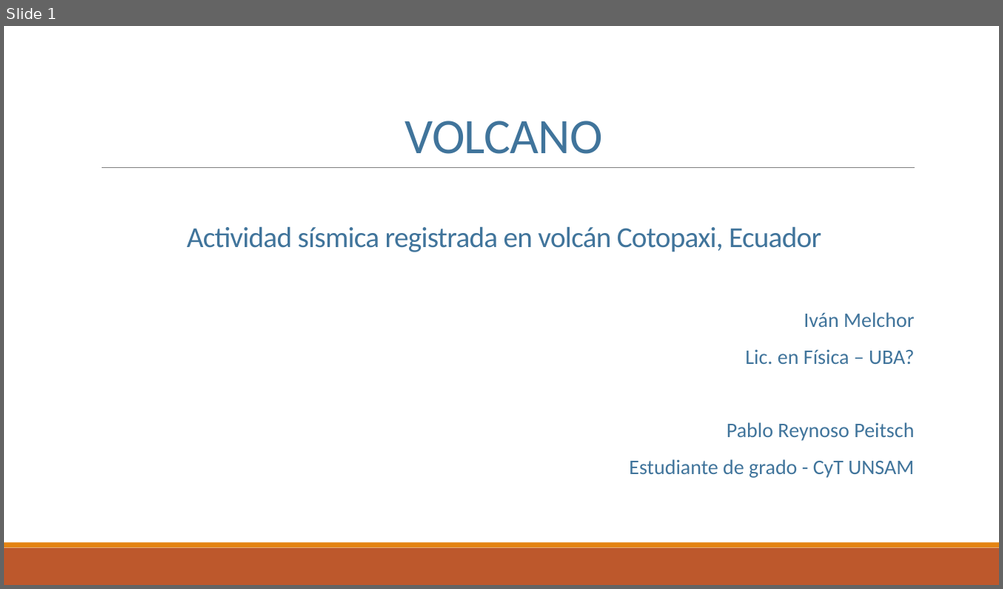
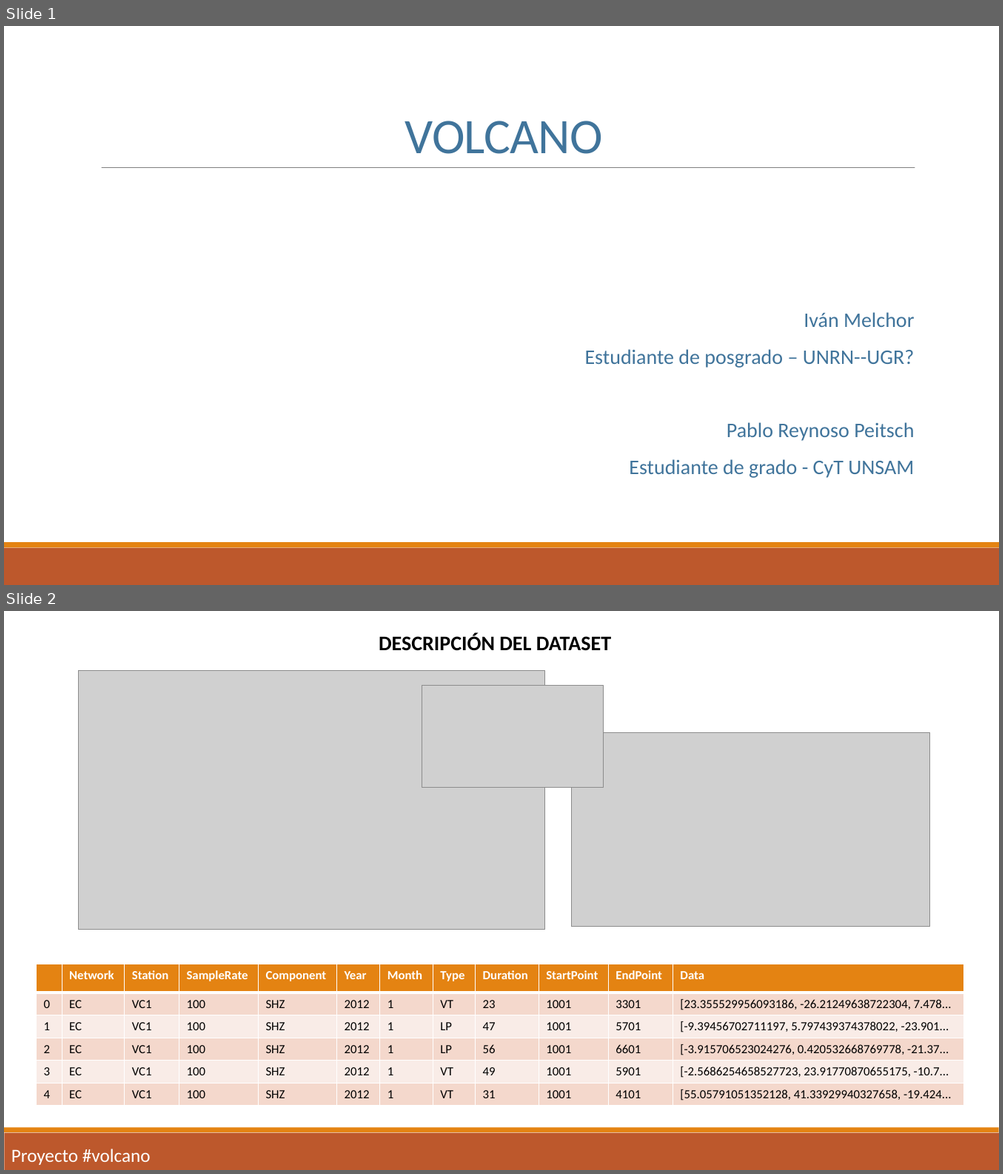
Before and after one commit to ifmelchor/volcano_ML-UNSAM, a slide deck: presentacion/01.pptx. Shown one above the other, each under a label of ours: slide 1 before the commit, slides 1 and 2 after it. The pictures are 1003x589 and 1003x1174 pixels, drawn with LibreOffice and Linux fonts; fonts in the diff are those of the drawing; grey boxes stand for pictures. Boxes give left, top, right and bottom in pixels: in the first picture for what was removed or moved away, otherwise in the second. Text is boxed around its words. In the diff, an @@ line names an element or a change of style, - is before the commit and + after.

```diff
--- a/presentacion/01.pptx
+++ b/presentacion/01.pptx
@@ slide 2 added at (4, 611, 999, 1170), background #FFFFFF; not listed: 3 template elements that a slide beside it also shows @@
@@ text added at (378, 633, 611, 651), 20 pt, text #000000, bold @@
+DESCRIPCIÓN DEL DATASET
@@ picture added at (79, 671, 545, 930) @@
@@ picture added at (422, 686, 603, 788) @@
@@ picture added at (571, 732, 930, 926) @@
@@ table added at (36, 965, 963, 1104), 6 rows, 12 columns @@
+ | Network | Station | SampleRate | Component | Year | Month | Type | Duration | StartPoint | EndPoint | Data
+0 | EC | VC1 | 100 | SHZ | 2012 | 1 | VT | 23 | 1001 | 3301 | [23.355529956093186, -26.21249638722304, 7.478...
+1 | EC | VC1 | 100 | SHZ | 2012 | 1 | LP | 47 | 1001 | 5701 | [-9.39456702711197, 5.797439374378022, -23.901...
+2 | EC | VC1 | 100 | SHZ | 2012 | 1 | LP | 56 | 1001 | 6601 | [-3.915706523024276, 0.420532668769778, -21.37...
+3 | EC | VC1 | 100 | SHZ | 2012 | 1 | VT | 49 | 1001 | 5901 | [-2.5686254658527723, 23.91770870655175, -10.7...
+4 | EC | VC1 | 100 | SHZ | 2012 | 1 | VT | 31 | 1001 | 4101 | [55.05791051352128, 41.33929940327658, -19.424...
@@ text added at (11, 1149, 151, 1165), 18 pt, text #FFFFFF @@
+Proyecto #volcano
@@ slide 1 changed as well @@
@@ text removed at (187, 227, 821, 252) @@
-Actividad sísmica registrada en volcán Cotopaxi, Ecuador
@@ text at (585, 349, 913, 368): text changed @@
-  Lic. en Física – UBA?
+  Estudiante de posgrado – UNRN--UGR?
```
Also in this commit, not shown: 1 other slide changed, 5 other slides added, 5 slides removed, 10 other files.
